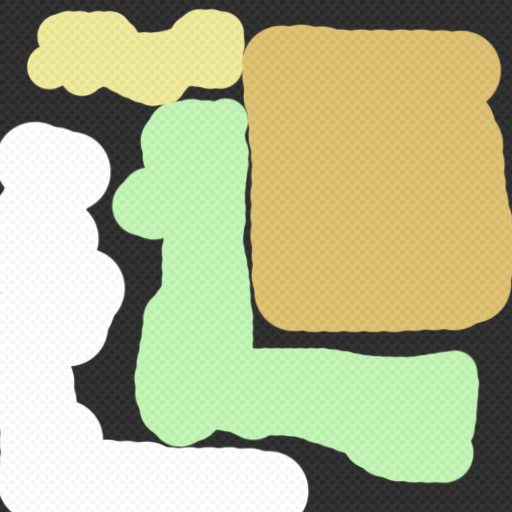
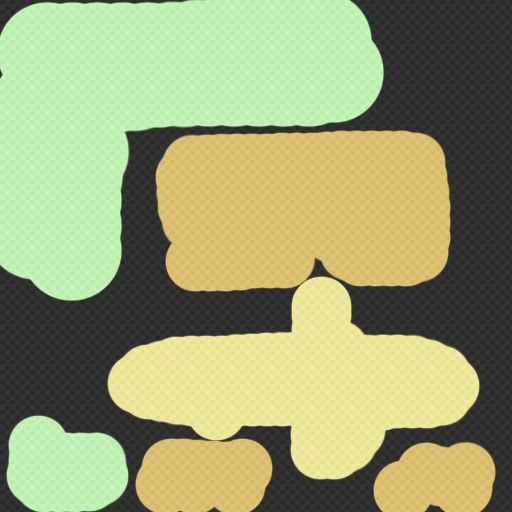
Layered file, before and after one edit (512x512). Changes by layer:
painted on "Layer 2" over (0, 0, 512, 512)
painted on "Layer 0" over (12, 12, 480, 504)
